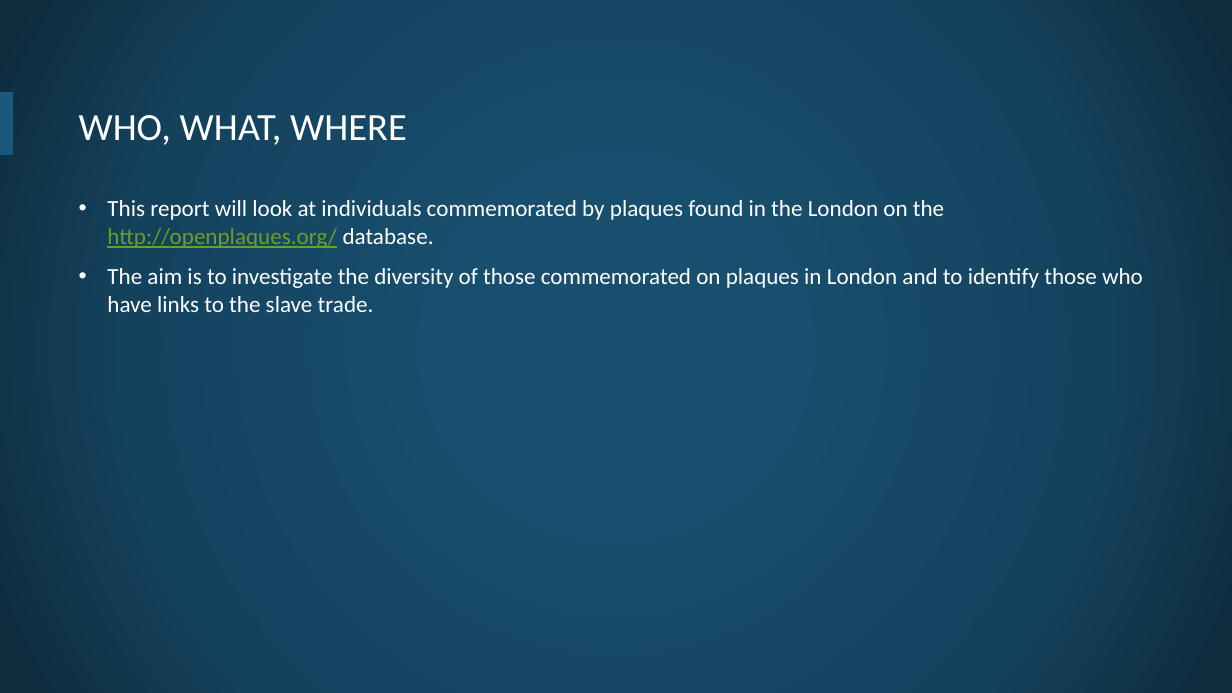
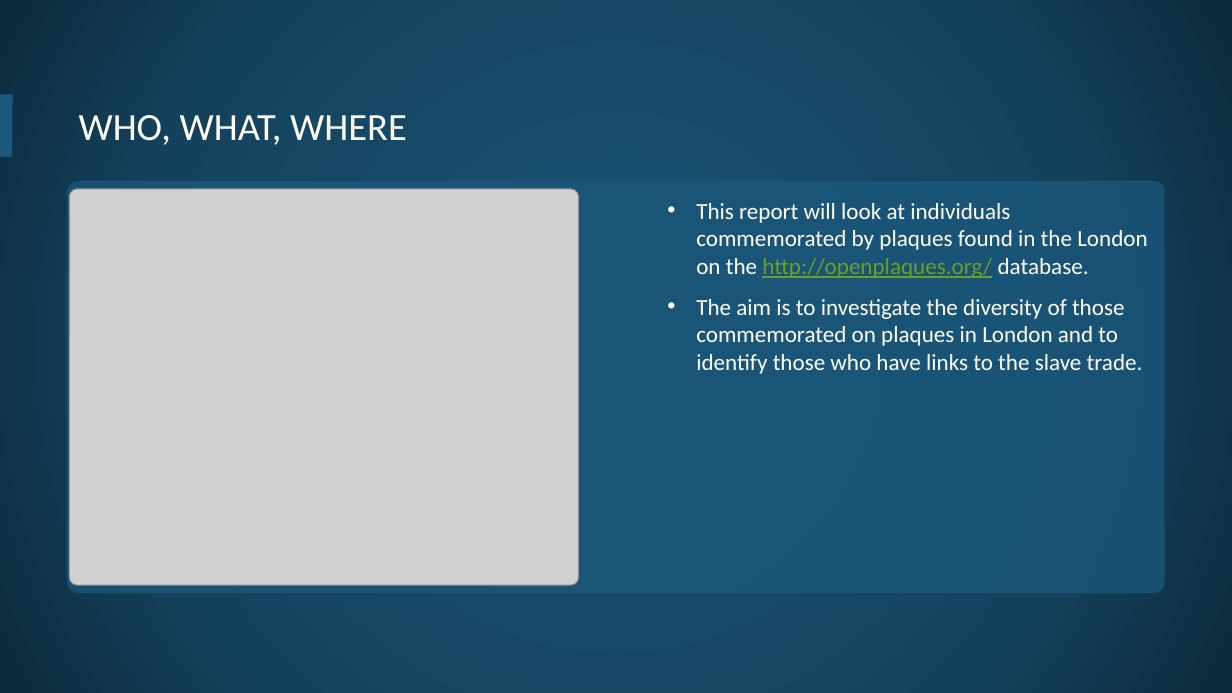
Before and after one commit to openheritage/open-plaques-diversity, a slide deck: slide 4 of The diversity of plaques in London.pptx. Drawn at 1232x693 pixels with LibreOffice and Linux fonts; fonts in the diff are those of the drawing; grey boxes stand for pictures; background and template pictures are left out. Boxes give left, top, right and bottom in pixels: in the first picture for what was removed or moved away, otherwise in the second. Text is boxed around its words. In the diff, an @@ line names an element or a change of style, - is before the commit and + after.

Commit message:
Added images to the slides

```diff
--- a/The diversity of plaques in London.pptx
+++ b/The diversity of plaques in London.pptx
@@ rounded rectangle added at [67, 181, 1165, 593], fill #1B587C at 76% opacity @@
@@ picture added at [69, 189, 579, 585] @@
@@ text "This report will look at ..." rewrapped from [107, 200, 1143, 312] to [696, 203, 1147, 374] @@
```
Also in this commit, not shown: 2 other slides changed.
